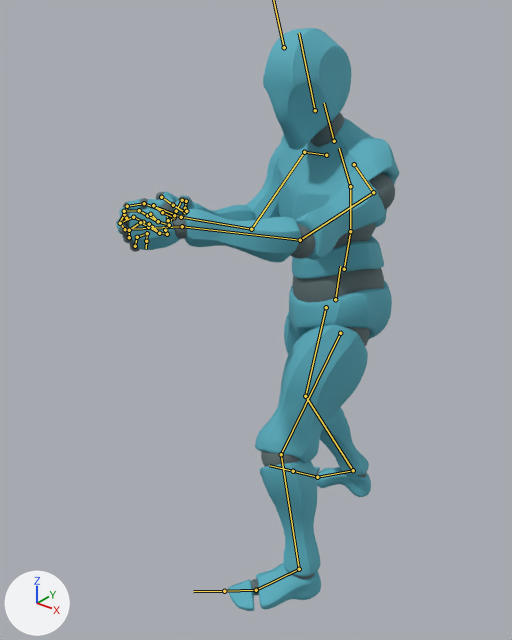
What one commit did to the FBX model Office Break/Assets/Art/Models/Player.fbx.
Before and after are seen from a 50 mm lens placed at (1.039, -1.672, 1.811), pointed at (-0.137, -0.202, 0.9). Every picture has the same lights, and +X, +Y and +Z are marked at lower left. Both versions are drawn at frame 15 of the action 'Armature|Left punch'; the numbers are the values there. The bones that bend it are drawn over the model as lines.

The first picture shows 'Alpha_Joints', 'Alpha_Surface'.
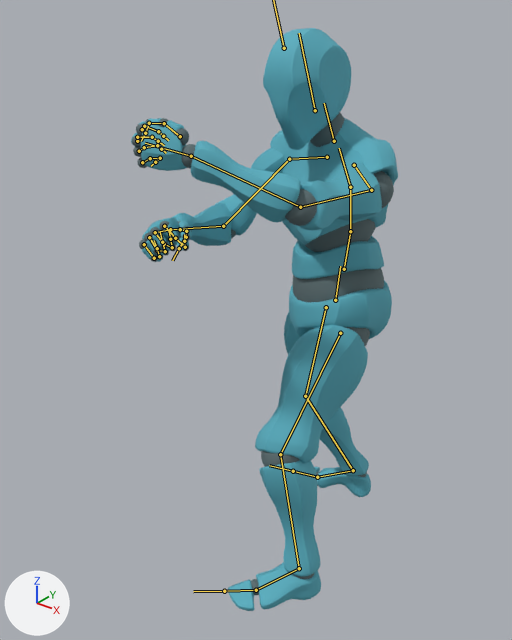
What differs and where, as boxes (x1, y1, x2, y2) in the pictures (512 x 640 px):
'Alpha_Surface', posed
    before: (116, 28, 399, 611)
    after: (131, 28, 398, 611)
'Alpha_Joints', posed (6% narrower)
    before: (116, 113, 395, 595)
    after: (132, 113, 394, 595)
bone 'LeftShoulder', root to tip
    before: (354, 164) to (373, 192)
    after: (354, 165) to (371, 190)
bone 'LeftArm', root to tip
    before: (373, 192) to (300, 240)
    after: (371, 190) to (300, 207)
bone 'LeftForeArm', root to tip
    before: (300, 240) to (182, 226)
    after: (300, 207) to (191, 156)
bone 'Shoulder.R', root to tip
    before: (326, 155) to (304, 152)
    after: (327, 157) to (289, 159)
bone 'Arm.R', root to tip
    before: (304, 152) to (251, 229)
    after: (289, 159) to (223, 226)
bone 'ForeArm.R', root to tip
    before: (251, 229) to (181, 217)
    after: (223, 226) to (170, 229)

The edits, one by one:
Bone 'LeftShoulder' (bone_leftshoulder) turns from (10, 7, 33) to (6, -8, 32) degrees about its own x, y and z.
Bone 'LeftArm' (bone_leftarm) turns from (-44, -59, 87) to (-47, -59, 89) degrees about its own x, y and z.
Bone 'LeftForeArm' (bone_leftforearm) turns from (39, -44, 6) to (63, -41, -3) degrees about its own x, y and z.
Bone 'Shoulder.R' (bone_shoulder_r) moves from (0.0, 0.0, 0.0) to (0.0, 0.0, 0.5).
Bone 'Shoulder.R' (bone_shoulder_r) turns from (10, -4, -10) to (1, 1, -36) degrees about its own x, y and z.
Bone 'Arm.R' (bone_arm_r) turns from (118, 66, 42) to (70, 66, 30) degrees about its own x, y and z.
Bone 'ForeArm.R' (bone_forearm_r) turns from (31, -11, -71) to (34, -10, -78) degrees about its own x, y and z.
